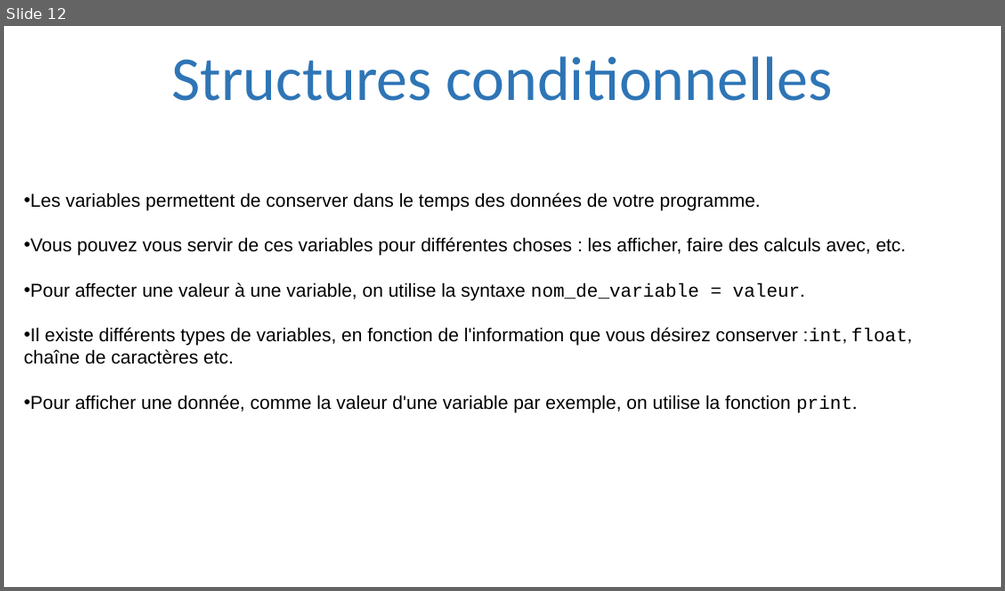
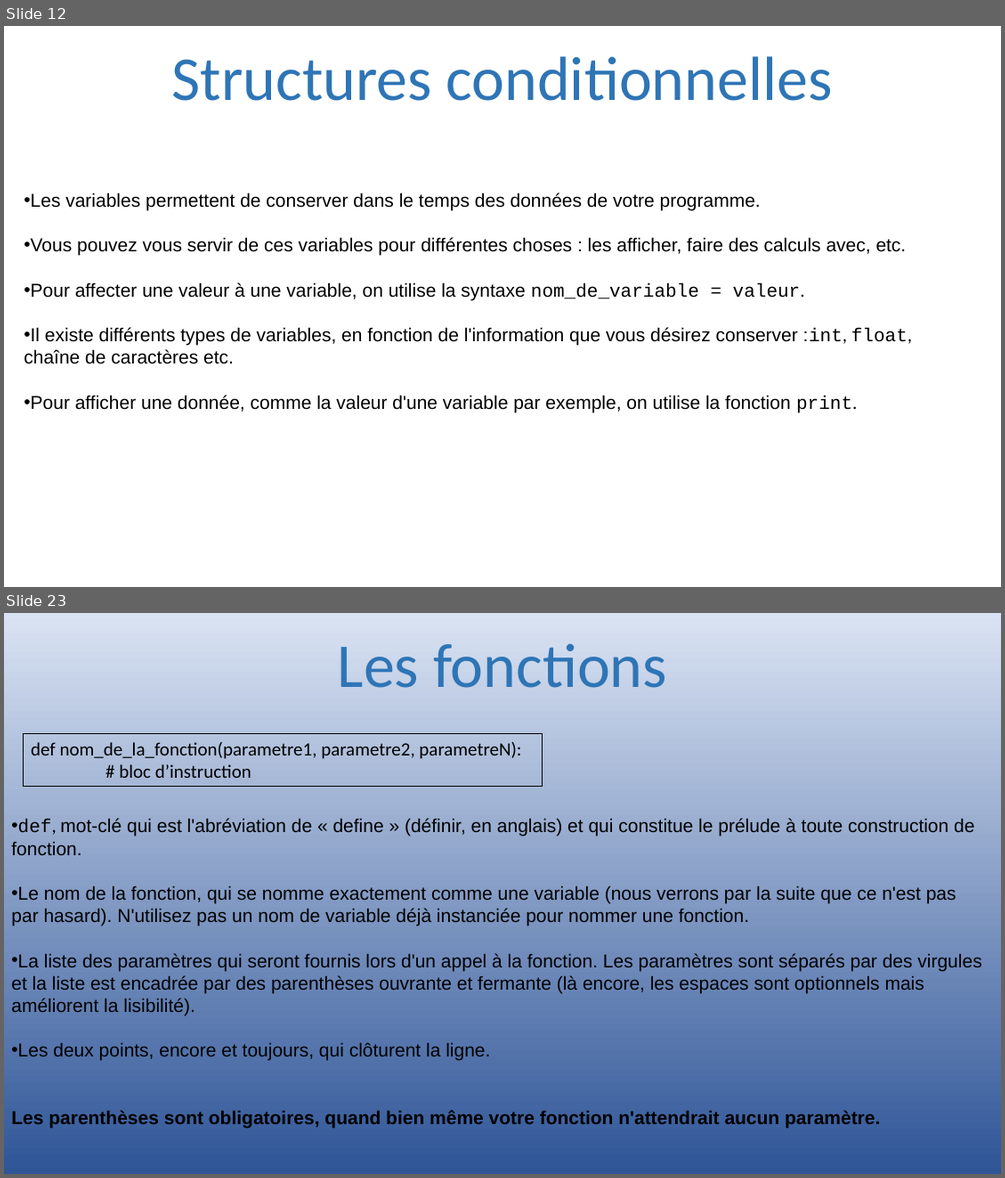
Before and after one commit to julienPalleau/PythonDoc, a slide deck: Python-resume.pptx. Shown one above the other, each under a label of ours: slide 12 before the commit, slides 12 and 23 after it; the slides between them are not shown. The pictures are 1005x591 and 1005x1178 pixels, drawn with LibreOffice and Linux fonts; fonts in the diff are those of the drawing. Boxes give left, top, right and bottom in pixels: in the first picture for what was removed or moved away, otherwise in the second. Text is boxed around its words. In the diff, an @@ line names an element or a change of style, - is before the commit and + after.

Commit message:
added fonctions

```diff
--- a/Python-resume.pptx
+++ b/Python-resume.pptx
@@ slide 23 added at [4, 613, 1001, 1174], background gradient #DAE3F3 to #2F5597 @@
@@ title added at [338, 643, 667, 688], 60 pt, text #2E75B6 @@
+Les fonctions
@@ rectangle added at [24, 733, 542, 787], outline #000000 0.75 pt, 18 pt, text #000000 @@
+def nom_de_la_fonction(parametre1, parametre2, parametreN):
+# bloc d’instruction
@@ text added at [11, 818, 981, 1127], 18 pt, text #000000 @@
+• def, mot-clé qui est l'abréviation de « define » (définir, en anglais) et qui constitue le prélude à toute construction de
+fonction.
+• Le nom de la fonction, qui se nomme exactement comme une variable (nous verrons par la suite que ce n'est pas
+par hasard). N'utilisez pas un nom de variable déjà instanciée pour nommer une fonction.
+• La liste des paramètres qui seront fournis lors d'un appel à la fonction. Les paramètres sont séparés par des virgules
+et la liste est encadrée par des parenthèses ouvrante et fermante (là encore, les espaces sont optionnels mais
+améliorent la lisibilité).
+• Les deux points, encore et toujours, qui clôturent la ligne.
+Les parenthèses sont obligatoires, quand bien même votre fonction n'attendrait aucun paramètre.
```
Also in this commit, not shown: 1 slide changed, 18 other slides added.
